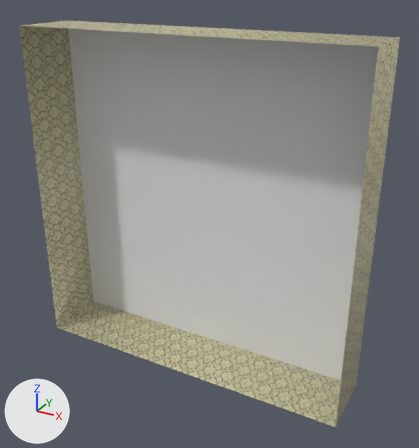
Two versions of the FBX model LD29/LD29Content/models/room.fbx, one commit apart.
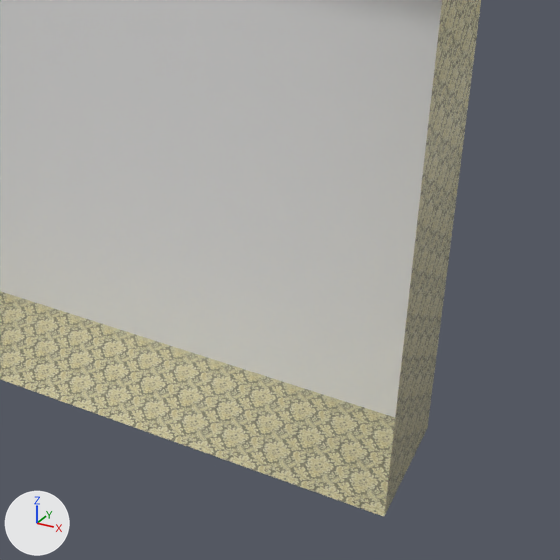
There are two pictures of each version: one whole from a camera (50 mm lens) standing at (0.396, -0.722, 0.322) and looking at (0.023, -0.045, -0.016), one close up on the part from 37% to 100% of the width and 41% to 100% of the height. Every picture has the same lights, and +X, +Y and +Z are marked at lower left. Where no turn or scale is listed for an object, it has been applied to the vertices.
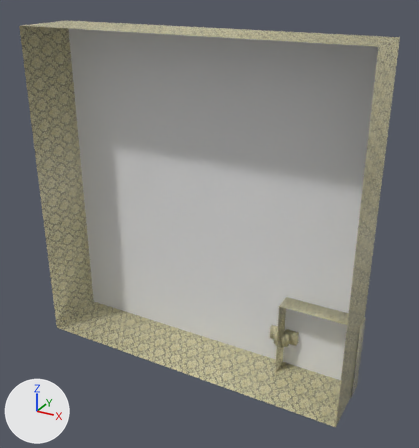
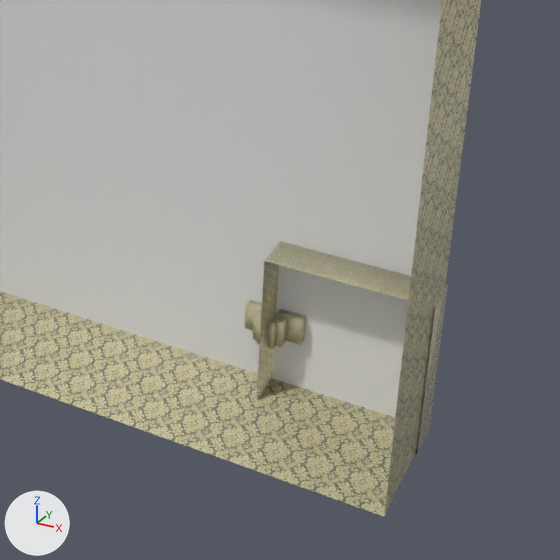
Boxes (x1, y1, x2, y2) around the edits, measured in the close-ups (560 x 560 px):
```json
{"object": "Cube", "change": "added", "after": [257, 241, 448, 454], "on screen": "yellow"}
{"object": "Cube_004", "change": "added", "after": [276, 309, 306, 345], "on screen": "yellow"}
{"object": "Cube_003", "change": "added", "after": [271, 315, 287, 347]}
{"object": "Cube_001", "change": "added", "after": [245, 300, 262, 330]}
{"object": "Cube_006", "change": "added", "after": [267, 321, 277, 348]}
{"object": "Cube_002", "change": "added", "after": [253, 310, 261, 340]}
{"object": "Cube_005", "change": "added", "after": [257, 318, 261, 344]}
```

Scene script edits in JSON lines:
```json
{"op": "add", "block": "mat_none__wall_tex_png", "code": ["mat_none__wall_tex_png = principled_material('None__wall_tex_png')", "mat_none__wall_tex_png.texture = img_wall_tex_png  # with its transparency", "mat_none__wall_tex_png.roughness = 0.106"]}
{"op": "add", "block": "me_cube", "code": ["me_cube = bpy.data.meshes.new('Cube')", "me_cube.from_pydata(...)  # 8 vertices, 5 faces; spans x 0.1314..0.2514, y -0.03..0.0007, z -0.251..-0.131", "me_cube.materials.append(mat_none__wall_tex_png)  # picture img_wall_tex_png"]}
{"op": "add", "block": "me_cube_001", "code": ["me_cube_001 = bpy.data.meshes.new('Cube_001')", "me_cube_001.from_pydata(...)  # a box spanning x 0.1105..0.1305, y -0.0081..0.0, z -0.207..-0.187", "me_cube_001.materials.append(mat_none__wall_tex_png)  # picture img_wall_tex_png"]}
{"op": "add", "block": "me_cube_002", "code": ["me_cube_002 = bpy.data.meshes.new('Cube_002')", "me_cube_002.from_pydata(...)  # a box spanning x 0.1211..0.1305, y -0.0176..-0.0094, z -0.207..-0.187", "me_cube_002.materials.append(mat_none__wall_tex_png)  # picture img_wall_tex_png"]}
{"op": "add", "block": "me_cube_005", "code": ["me_cube_005 = bpy.data.meshes.new('Cube_005')", "me_cube_005.from_pydata(...)  # a box spanning x 0.126..0.1305, y -0.0217..-0.0174, z -0.207..-0.187", "me_cube_005.materials.append(mat_none__wall_tex_png)  # picture img_wall_tex_png"]}
{"op": "add", "block": "me_cube_004", "code": ["me_cube_004 = bpy.data.meshes.new('Cube_004')", "me_cube_004.from_pydata(...)  # a box spanning x 0.1345..0.1545, y -0.0081..0.0, z -0.207..-0.187", "me_cube_004.materials.append(mat_none__wall_tex_png)  # picture img_wall_tex_png"]}
{"op": "add", "block": "me_cube_006", "code": ["me_cube_006 = bpy.data.meshes.new('Cube_006')", "me_cube_006.from_pydata(...)  # a box spanning x 0.1343..0.1387, y -0.0217..-0.0174, z -0.207..-0.187", "me_cube_006.materials.append(mat_none__wall_tex_png)  # picture img_wall_tex_png"]}
{"op": "add", "block": "me_cube_003", "code": ["me_cube_003 = bpy.data.meshes.new('Cube_003')", "me_cube_003.from_pydata(...)  # a box spanning x 0.1345..0.1438, y -0.0176..-0.0094, z -0.207..-0.187", "me_cube_003.materials.append(mat_none__wall_tex_png)  # picture img_wall_tex_png"]}
{"op": "add", "block": "ob_cube", "code": ["ob_cube = bpy.data.objects.new('Cube', me_cube)", "ob_cube.location = (0.0, 0.0, 0.0)"]}
{"op": "add", "block": "ob_cube_001", "code": ["ob_cube_001 = bpy.data.objects.new('Cube_001', me_cube_001)", "ob_cube_001.location = (0.0, 0.0, 0.0)"]}
{"op": "add", "block": "ob_cube_002", "code": ["ob_cube_002 = bpy.data.objects.new('Cube_002', me_cube_002)", "ob_cube_002.location = (0.0, 0.0, 0.0)"]}
{"op": "add", "block": "ob_cube_005", "code": ["ob_cube_005 = bpy.data.objects.new('Cube_005', me_cube_005)", "ob_cube_005.location = (0.0, 0.0, 0.0)"]}
{"op": "add", "block": "ob_cube_004", "code": ["ob_cube_004 = bpy.data.objects.new('Cube_004', me_cube_004)", "ob_cube_004.location = (0.0, 0.0, 0.0)"]}
{"op": "add", "block": "ob_cube_006", "code": ["ob_cube_006 = bpy.data.objects.new('Cube_006', me_cube_006)", "ob_cube_006.location = (0.0, 0.0, 0.0)"]}
{"op": "add", "block": "ob_cube_003", "code": ["ob_cube_003 = bpy.data.objects.new('Cube_003', me_cube_003)", "ob_cube_003.location = (0.0, 0.0, 0.0)"]}
```
